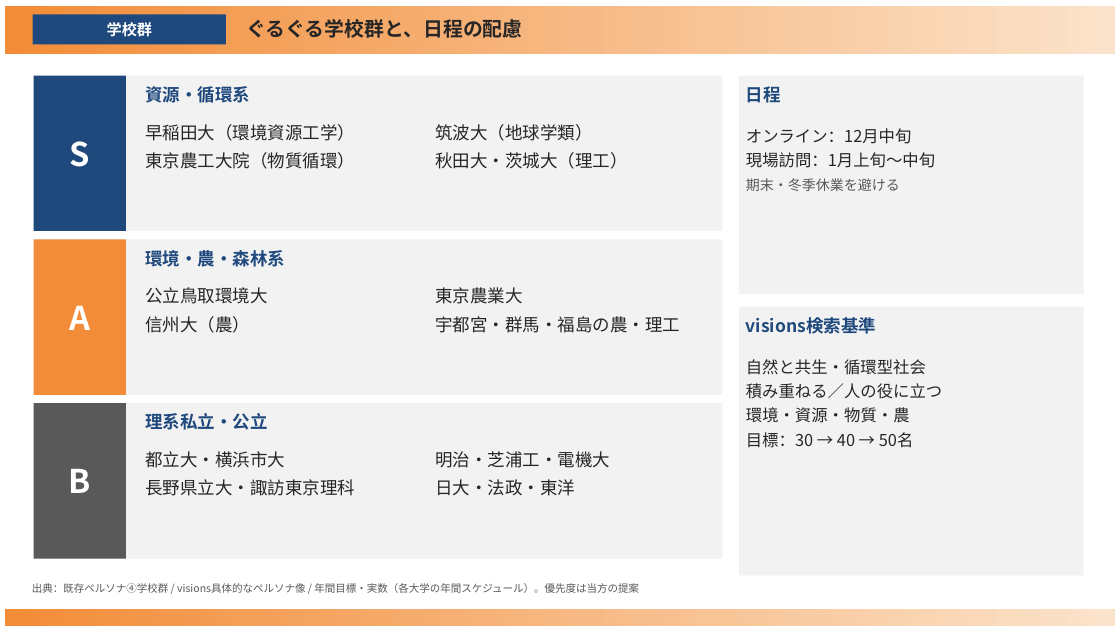
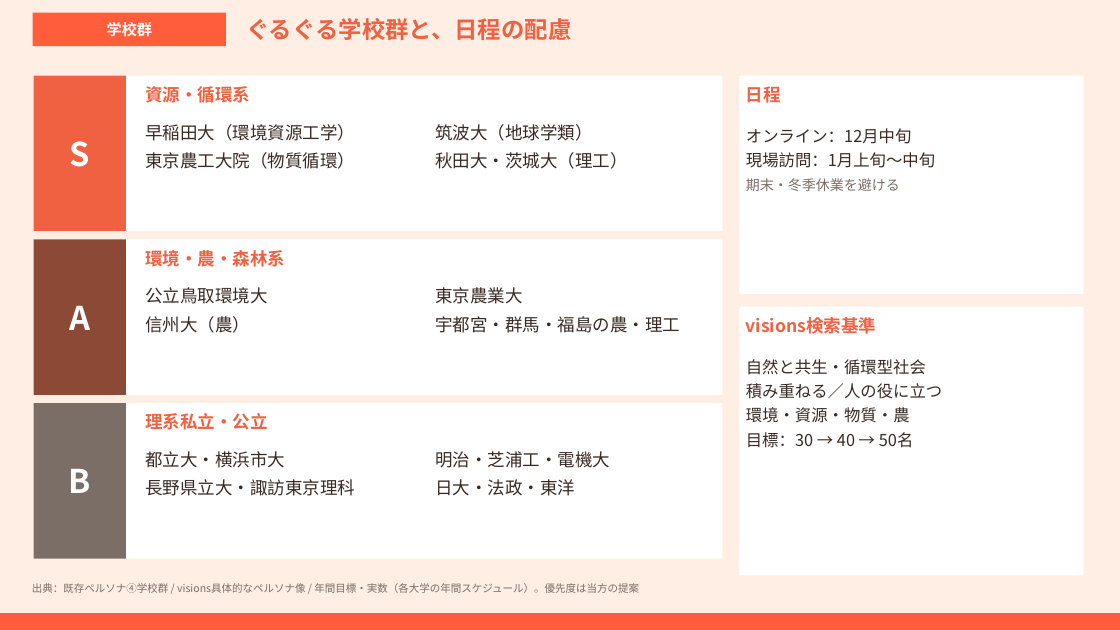
Before and after one commit to tatatatachan/claude, a slide deck: slide 4 of guruguru/guruguru_target_tour.pptx. Drawn at 1120x630 pixels with LibreOffice and Linux fonts; fonts in the diff are those of the drawing. Boxes give left, top, right and bottom in pixels: in the first picture for what was removed or moved away, otherwise in the second. Text is boxed around its words. In the diff, an @@ line names an element or a change of style, - is before the commit and + after.

```diff
--- a/guruguru/guruguru_target_tour.pptx
+++ b/guruguru/guruguru_target_tour.pptx
@@ background #FFFFFF to #FFEEE4 @@
@@ rectangle "学校群" at [33,13,226,46]: fill #1F497D to #FF5D3B @@
@@ text "ぐるぐる学校群と、日程の配慮" at [246,18,571,40]: size 17 to 20 pt, text colour #262626 to #F06142 @@
@@ rectangle "S" at [34,76,126,231]: fill #1F497D to #F06142 @@
@@ text "オンライン：12月中旬" at [746,128,935,191]: text colour #262626 to #3A2A24 in "オンライン：12月中旬", "現場訪問：1月上旬〜中旬"; text colour #595959 to #7A6E66 in "期末・冬季休業を避ける" @@
@@ rectangle "A" at [34,239,126,395]: fill #F28C38 to #8C4A36 @@
@@ text colour #1F497D to #F06142 in 5 elements at [145,86,250,103], [145,250,285,267], [145,413,267,430], [746,86,781,103], [746,317,876,334] @@
@@ fill #F2F2F2 to #FFFFFF in 5 elements at [34,76,723,231], [34,239,723,395], [34,403,723,559], [739,76,1084,294], [739,307,1084,576] @@
@@ text colour #262626 to #3A2A24 in 7 elements at [145,124,355,169], [435,124,627,169], [145,287,267,333], [435,287,680,333], [145,451,355,496], [435,451,610,496], [746,359,942,448] @@
@@ rectangle "B" at [34,403,126,559]: fill #595959 to #7A6E66 @@
@@ text "出典：既存ペルソナ④学校群 / visions具体的なペルソナ像 / 年間目標・実数（各大学の年間スケジュール）。優先度 ..." at [32,583,639,593]: text colour #595959 to #7A6E66 @@
@@ rectangle: place and size @@
-rectangle at [5,6,1115,54]
+rectangle at [0,613,1120,630]
@@ rectangle at [0,613,1120,630]: fill gradient #F28C38 to #FBE3CB to #FF5D3B @@
@@ rectangle removed at [5,609,1115,626] @@
```
Also in this commit, not shown: 5 other slides changed, 1 other file.
